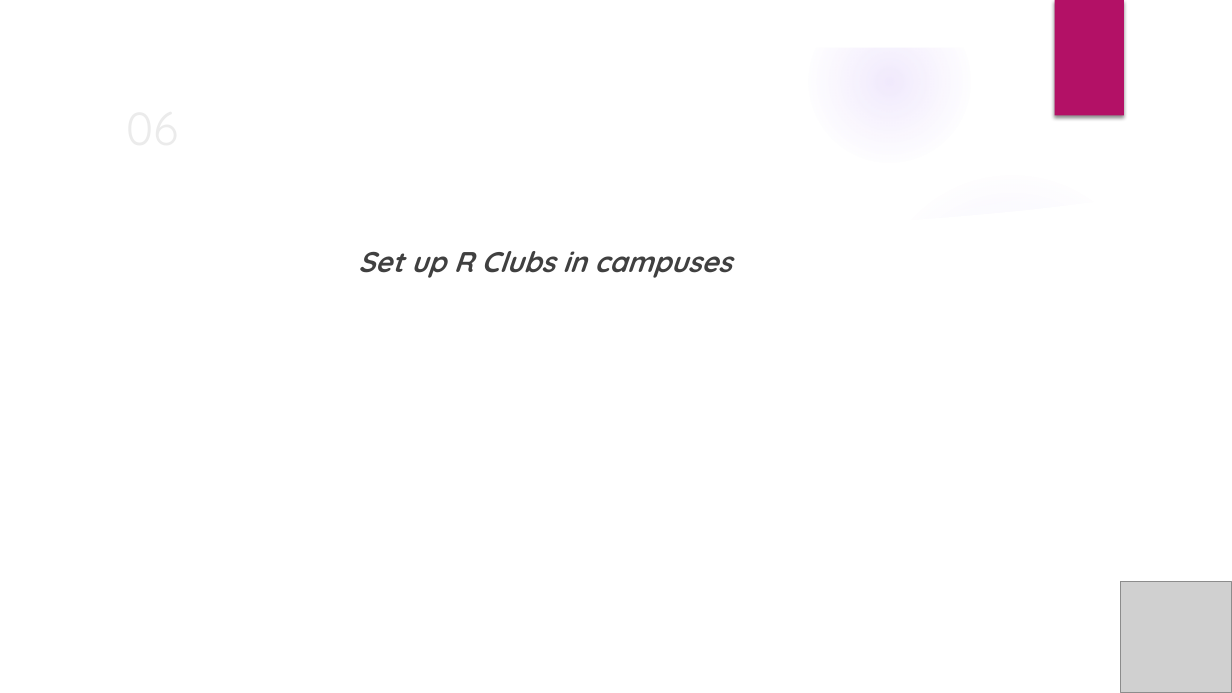
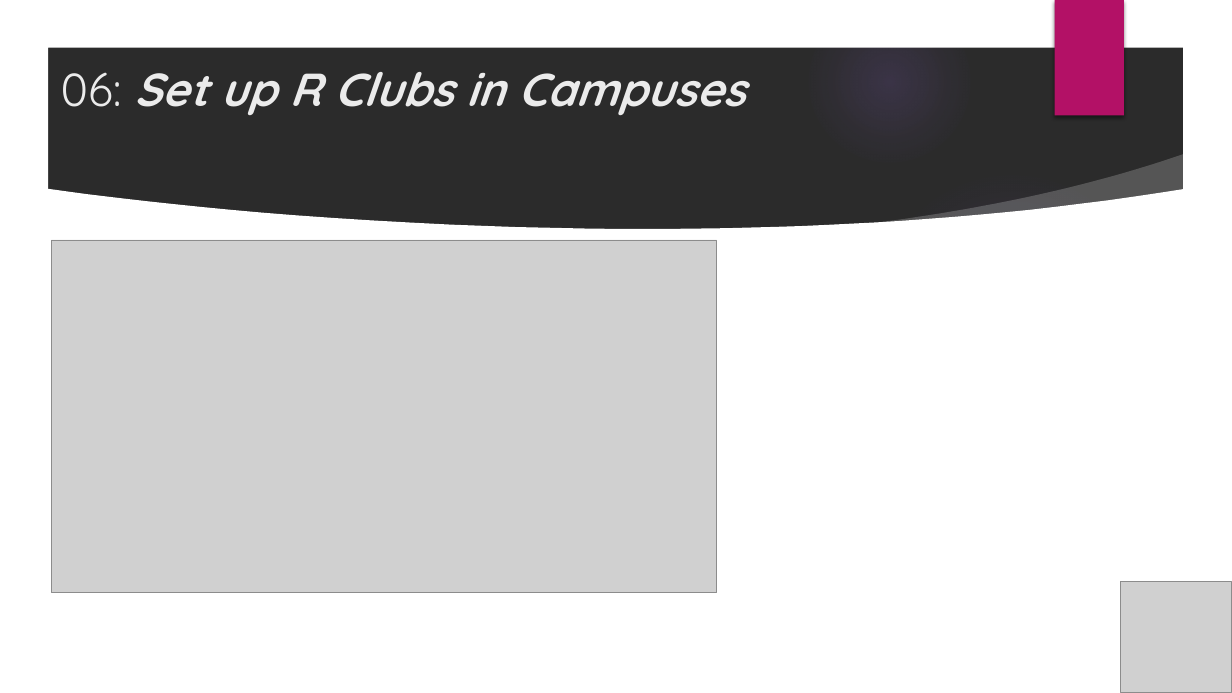
Before and after one commit to Shelmith-Kariuki/R, a slide deck: slide 11 of Trainings/Deck.pptx. Drawn at 1232x693 pixels with LibreOffice and Linux fonts; fonts in the diff are those of the drawing; grey boxes stand for pictures; background and template pictures are left out; a plain dark background stands for a picture behind light text. Boxes give left, top, right and bottom in pixels: in the first picture for what was removed or moved away, otherwise in the second. Text is boxed around its words. In the diff, an @@ line names an element or a change of style, - is before the commit and + after.

```diff
--- a/Trainings/Deck.pptx
+++ b/Trainings/Deck.pptx
@@ title "06: Set up R Clubs ..." at box(61, 72, 746, 115): vertical alignment top to middle @@
@@ title at box(61, 72, 746, 115): text changed; size 22.2 to 36 pt; text colour #404040 to #EBEBEB @@
-Set up R Clubs in campuses
+06: Set up R Clubs in Campuses
@@ title removed at box(116, 98, 1002, 154) @@
-06
@@ picture added at box(52, 240, 717, 593) @@
```
Also in this commit, not shown: 5 other slides changed.
